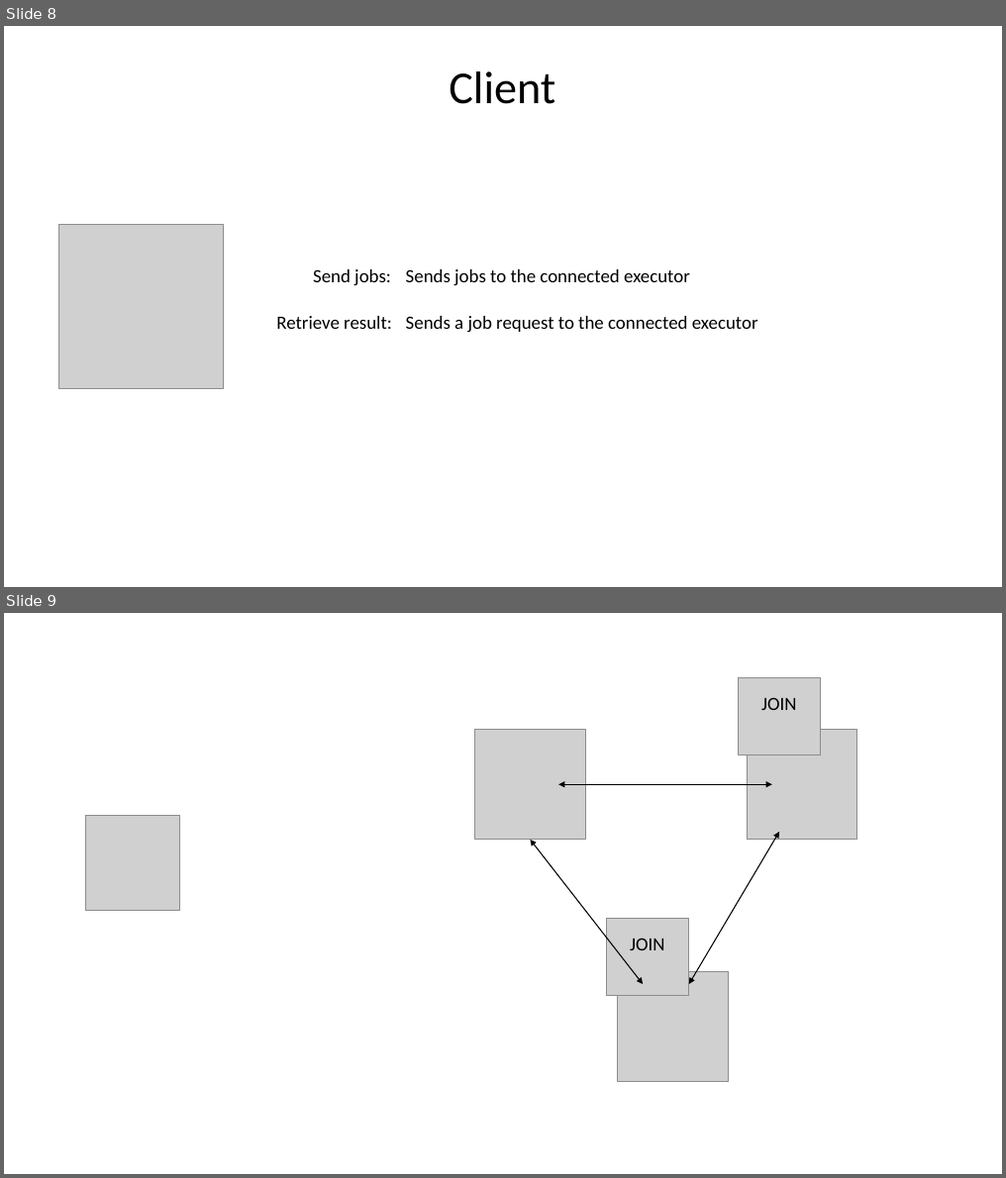
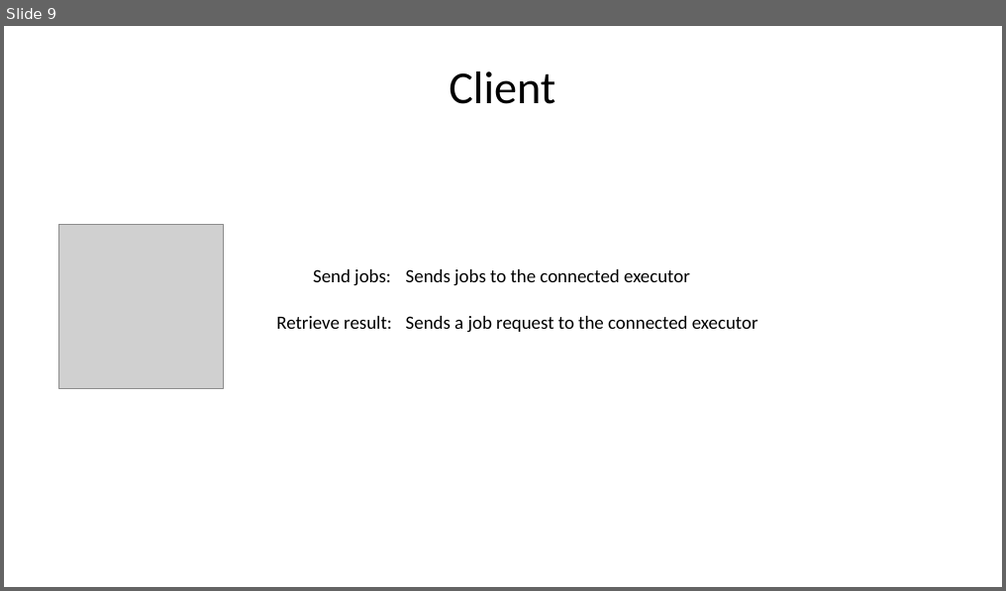
Before and after one commit to Alenichel/MartinaNichelini-DistributedJobScheduling, a slide deck: doc/Presentation.pptx. Shown one above the other, each under a label of ours: slides 8 and 9 before the commit, slide 9 after it. The pictures are 1006x1178 and 1006x591 pixels, drawn with LibreOffice and Linux fonts; fonts in the diff are those of the drawing; grey boxes stand for pictures. Boxes give left, top, right and bottom in pixels: in the first picture for what was removed or moved away, otherwise in the second. Text is boxed around its words. In the diff, an @@ line names an element or a change of style, - is before the commit and + after.

```diff
--- a/doc/Presentation.pptx
+++ b/doc/Presentation.pptx
@@ slide 9 removed at bbox=[4, 613, 1002, 1174], background #FFFFFF @@
@@ picture removed at bbox=[739, 678, 821, 755] @@
@@ text removed at bbox=[761, 697, 796, 710] @@
-JOIN
@@ picture removed at bbox=[475, 730, 585, 840] @@
@@ picture removed at bbox=[746, 730, 856, 840] @@
@@ double arrow removed from (558, 784) to (772, 784) @@
@@ picture removed at bbox=[85, 815, 180, 910] @@
@@ double arrow removed from (643, 984) to (531, 840) @@
@@ double arrow removed from (689, 984) to (779, 832) @@
@@ picture removed at bbox=[607, 919, 689, 995] @@
@@ text removed at bbox=[630, 938, 664, 951] @@
-JOIN
@@ picture removed at bbox=[618, 972, 728, 1082] @@
@@ what was slide 8 is now slide 9 @@
```
Also in this commit, not shown: 5 slides changed, 1 slide added, 1 other file.
